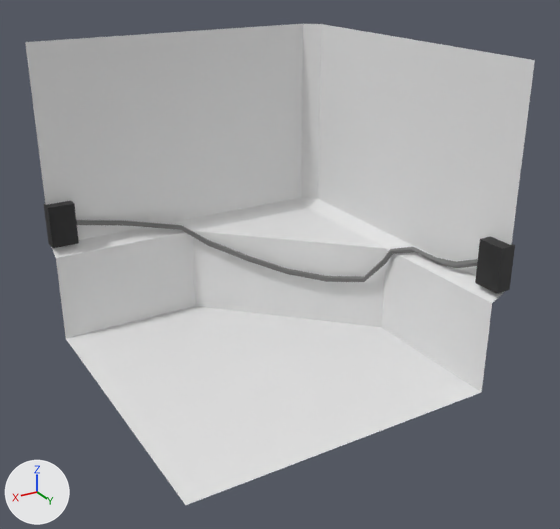
The Blender file Assets/Meshes/Structure/Corner1.blend as it was, and as the next commit left it.
Camera for both pictures: a 50 mm lens placed at (2.18, 3.93, 2.62), pointed at (-0.09, 0.15, 0.73). The axes (+X, +Y, +Z) are drawn at lower left. The lights are the same throughout.
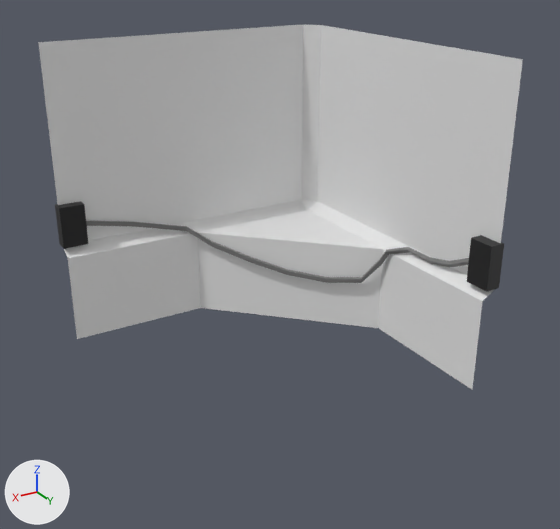
Location of each change, [x1, y1, x2, y2] in pixels of the pictures (560 x 529 px):
```json
{"object": "floor1", "change": "reshaped, rescaled", "before": [25, 24, 535, 505], "after": [38, 25, 523, 389], "on screen": "24% shorter"}
{"object": "Cube.023", "change": "rescaled", "before": [76, 220, 478, 282], "after": [86, 221, 469, 283]}
{"object": "Cube.022", "change": "rescaled", "before": [475, 236, 515, 294], "after": [467, 235, 504, 292], "on screen": "7% narrower"}
{"object": "Cube.021", "change": "moved, rescaled", "before": [44, 201, 79, 248], "after": [55, 201, 88, 249]}
{"part": 1, "of": "me_cube_005", "change": "deleted", "before": [66, 306, 481, 505]}
```

Edits to the scene script, one JSON object a line:
```json
{"block": "me_cube_005", "where": "me_cube_005.from_pydata(...)  # 20 vertices, 13 faces; spans x -0.71..1.39, y -1.05..1.05, z 0.0..2.0"}
{"block": "me_cube_005", "where": "# used by ob_floor1; location = (-0.385, 0.0, 0.0)"}
{"block": "me_cube_005", "where": "# verts and faces of me_cube_005; kept vertices keep their numbers, new ones are numbered from 20"}
{"block": "me_cube_005", "where": "# before: 0 (-0.61, 1.05, 0.0) at pixel (481, 392), 1 (1.39, -0.95, 0.0) at pixel (65, 338), 2 (1.39, 1.05, 0.0) at pixel (185, 505), 6 (-0.61, 0.05, 0.0) at pixel (381, 327), 7 (0.39, -0.95, 0.0) at pixel (195, 306)"}
{"block": "me_cube_005", "change": "me_cube_005 part 1"}
{"op": "add", "block": "me_cube_005", "code": "delete_vertices([2])  # with the faces that use them"}
{"op": "set", "path": "ob_cube_021.location", "old": "(0.917, -1.077, -0.183)", "new": "(0.923, -1.077, -0.183)"}
{"op": "set", "path": "ob_floor1.scale", "old": "(1.0, 1.0, 1.0)", "new": "(0.952, 0.952, 1.0)"}
```
